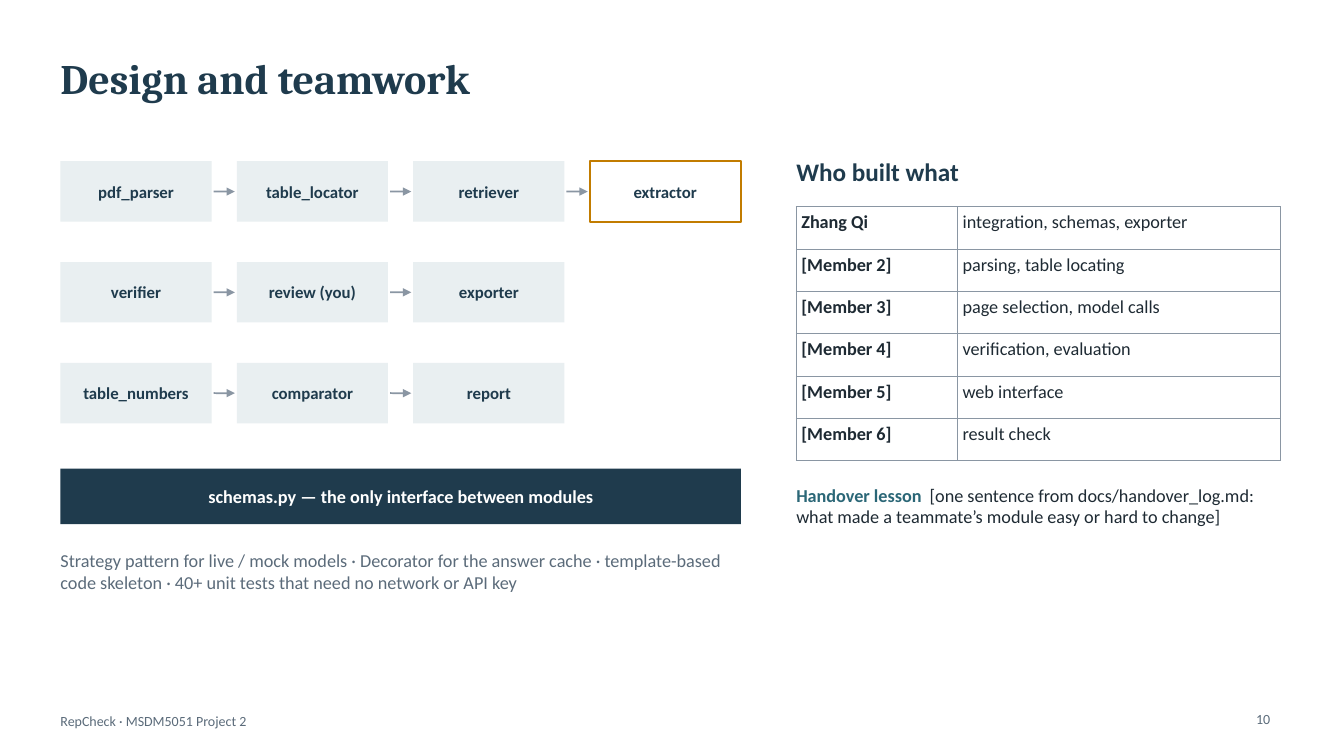
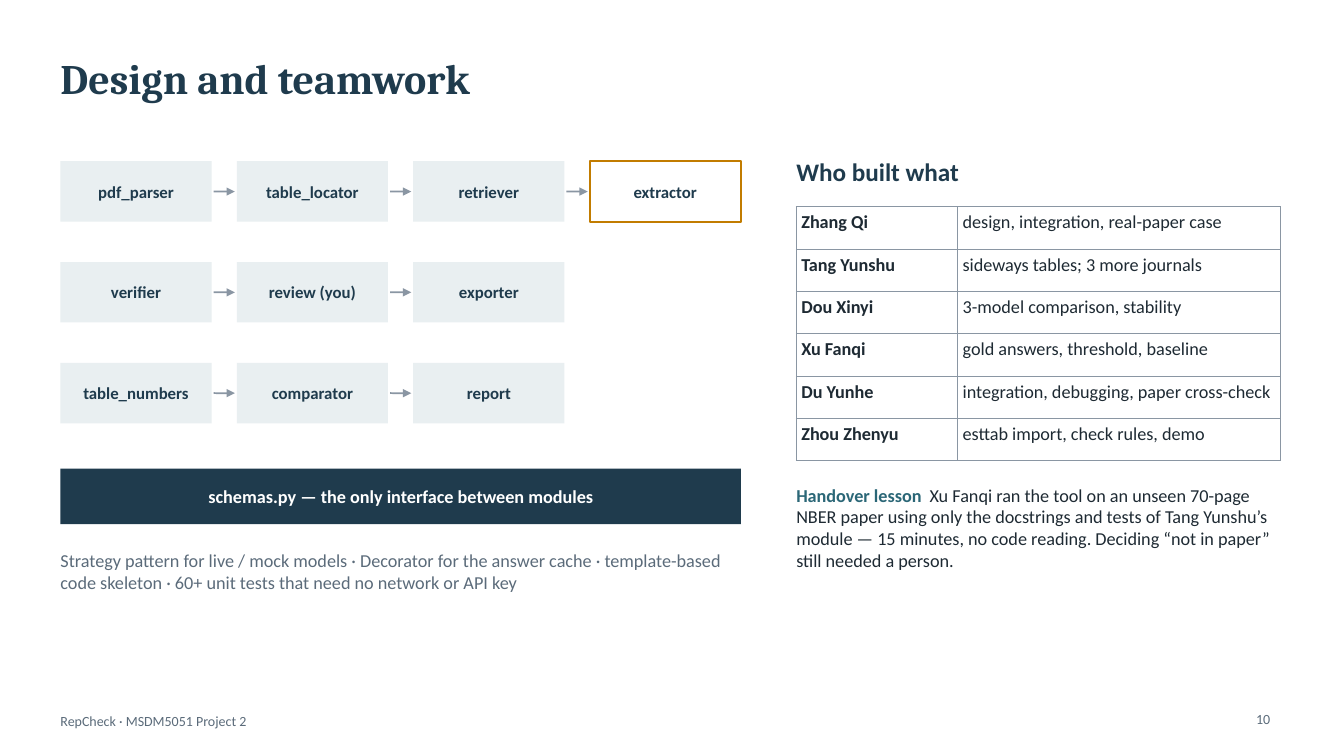
Before and after one commit to ZQ-77777/repcheck, a slide deck: slide 10 of slides/RepCheck_presentation.pptx. Drawn at 1344x756 pixels with LibreOffice and Linux fonts; fonts in the diff are those of the drawing. Boxes give left, top, right and bottom in pixels: in the first picture for what was removed or moved away, otherwise in the second. Text is boxed around its words. In the diff, an @@ line names an element or a change of style, - is before the commit and + after.

```diff
--- a/slides/RepCheck_presentation.pptx
+++ b/slides/RepCheck_presentation.pptx
@@ table at (x1=797, y1=207, x2=1280, y2=447) @@
-row 1, column 2: integration, schemas, exporter
+row 1, column 2: design, integration, real-paper case
-row 2, column 1: [Member 2]
+row 2, column 1: Tang Yunshu
-row 2, column 2: parsing, table locating
+row 2, column 2: sideways tables; 3 more journals
-row 3, column 1: [Member 3]
+row 3, column 1: Dou Xinyi
-row 3, column 2: page selection, model calls
+row 3, column 2: 3-model comparison, stability
-row 4, column 1: [Member 4]
+row 4, column 1: Xu Fanqi
-row 4, column 2: verification, evaluation
+row 4, column 2: gold answers, threshold, baseline
-row 5, column 1: [Member 5]
+row 5, column 1: Du Yunhe
-row 5, column 2: web interface
+row 5, column 2: integration, debugging, paper cross-check
-row 6, column 1: [Member 6]
+row 6, column 1: Zhou Zhenyu
-row 6, column 2: result check
+row 6, column 2: esttab import, check rules, demo
@@ text at (x1=796, y1=489, x2=1270, y2=570): text changed @@
-Handover lesson [one sentence from docs/handover_log.md: what made a teammate’s module easy or hard to change]
+Handover lesson Xu Fanqi ran the tool on an unseen 70-page NBER paper using only the docstrings and tests of Tang Yunshu’s module — 15 minutes, no code reading. Deciding “not in paper” still needed a person.
@@ text at (x1=60, y1=554, x2=721, y2=592): text changed @@
-Strategy pattern for live / mock models · Decorator for the answer cache · template-based code skeleton · 40+ unit tests that need no network or API key
+Strategy pattern for live / mock models · Decorator for the answer cache · template-based code skeleton · 60+ unit tests that need no network or API key
```
Also in this commit, not shown: 5 other slides changed, 51 other files.
